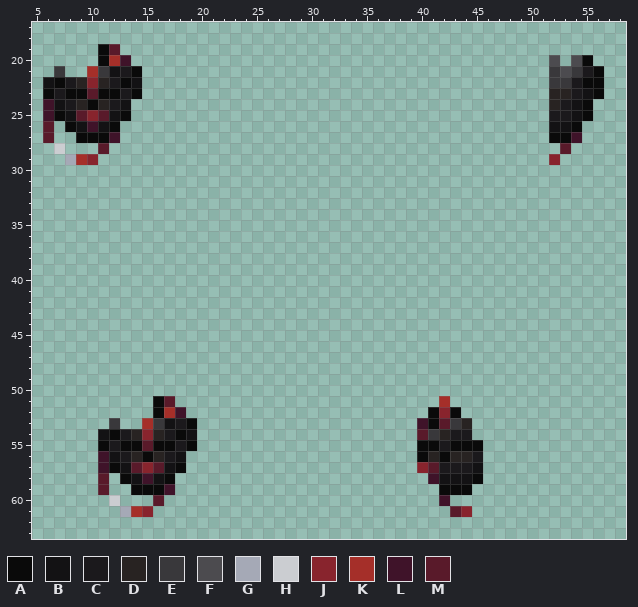
Two versions of one pixel-art sprite, Resources/Textures/Clothing/Back/Satchels/security.rsi/inhand-right.png. Above, as it was before the edit.
The file is 64x64 pixels. Colours within 5 levels of each other are drawn and written as one. Shown: x 5..58, y 17..63.
Palette (. is transparent): A #0a0a0a  B #131214  C #1b191c  D #282322  E #39383b  F #4c4b4f  G #a5a9b6  H #cbcdd1  J #88242d  K #a52f29  L #3f1329  M #591a2a
After:
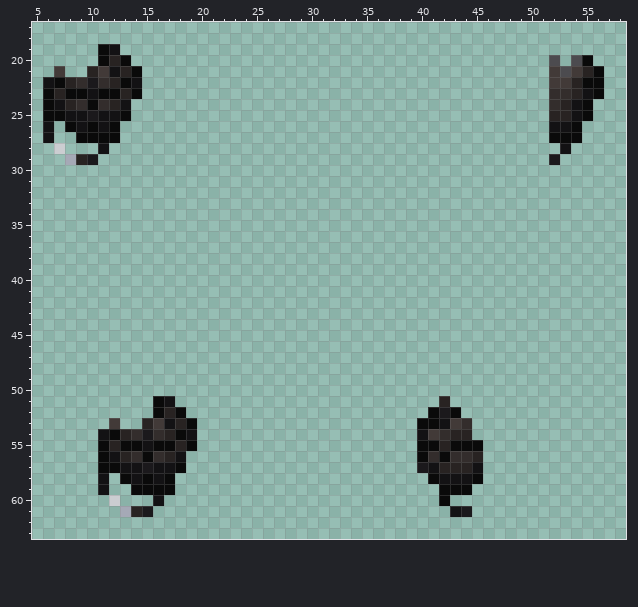
Diff:
{"colour":"C","old":"#1b191c","new":"#282322"}
{"colour":"D","old":"#282322","new":"#332d2c"}
{"colour":"E","old":"#39383b","new":"#423a38"}
{"colour":"J","old":"#88242d","new":"#1b191c"}
{"y":19,"x":12,"old":"M","new":"B"}
{"y":20,"x":12,"old":"KL","new":"CA"}
{"y":21,"x":10,"old":"K","new":"C"}
{"y":23,"x":10,"old":"M","new":"B"}
{"y":24,"x":6,"old":"L","new":"A"}
{"y":25,"x":6,"old":"L","new":"A"}
{"y":25,"x":9,"old":"M","new":"B"}
{"y":25,"x":11,"old":"M","new":"B"}
{"y":26,"x":6,"old":"M","new":"B"}
{"y":26,"x":10,"old":"L","new":"A"}
{"y":27,"x":6,"old":"M","new":"B"}
{"y":27,"x":12,"old":"L","new":"A"}
{"y":27,"x":54,"old":"L","new":"A"}
{"y":28,"x":11,"old":"M","new":"B"}
{"y":28,"x":53,"old":"M","new":"B"}
{"y":29,"x":9,"old":"K","new":"C"}
{"y":51,"x":17,"old":"M","new":"B"}
{"y":51,"x":42,"old":"K","new":"C"}
{"y":52,"x":17,"old":"KL","new":"CA"}
{"y":53,"x":15,"old":"K","new":"C"}
{"y":53,"x":40,"old":"L","new":"A"}
{"y":53,"x":42,"old":"M","new":"B"}
{"y":54,"x":40,"old":"M","new":"B"}
{"y":55,"x":15,"old":"M","new":"B"}
{"y":56,"x":11,"old":"L","new":"A"}
{"y":57,"x":11,"old":"L","new":"A"}
{"y":57,"x":14,"old":"M","new":"B"}
{"y":57,"x":16,"old":"M","new":"B"}
{"y":57,"x":41,"old":"M","new":"B"}
{"y":58,"x":11,"old":"M","new":"B"}
{"y":58,"x":15,"old":"L","new":"A"}
{"y":58,"x":41,"old":"L","new":"A"}
{"y":59,"x":11,"old":"M","new":"B"}
{"y":59,"x":17,"old":"L","new":"A"}
{"y":60,"x":16,"old":"M","new":"B"}
{"y":60,"x":42,"old":"L","new":"A"}
{"y":61,"x":14,"old":"K","new":"C"}
{"y":61,"x":43,"old":"M","new":"B"}
{"label":"changed","picture_box":[43,44,131,165]}
{"label":"changed","picture_box":[549,66,593,165]}
{"label":"changed","picture_box":[98,396,186,517]}
{"label":"changed","picture_box":[417,396,483,517]}
